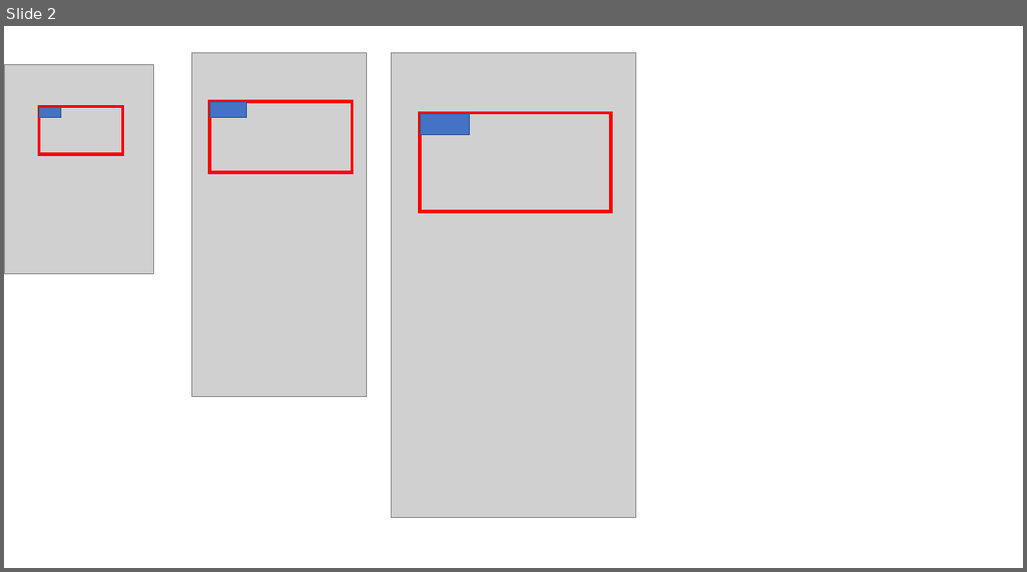
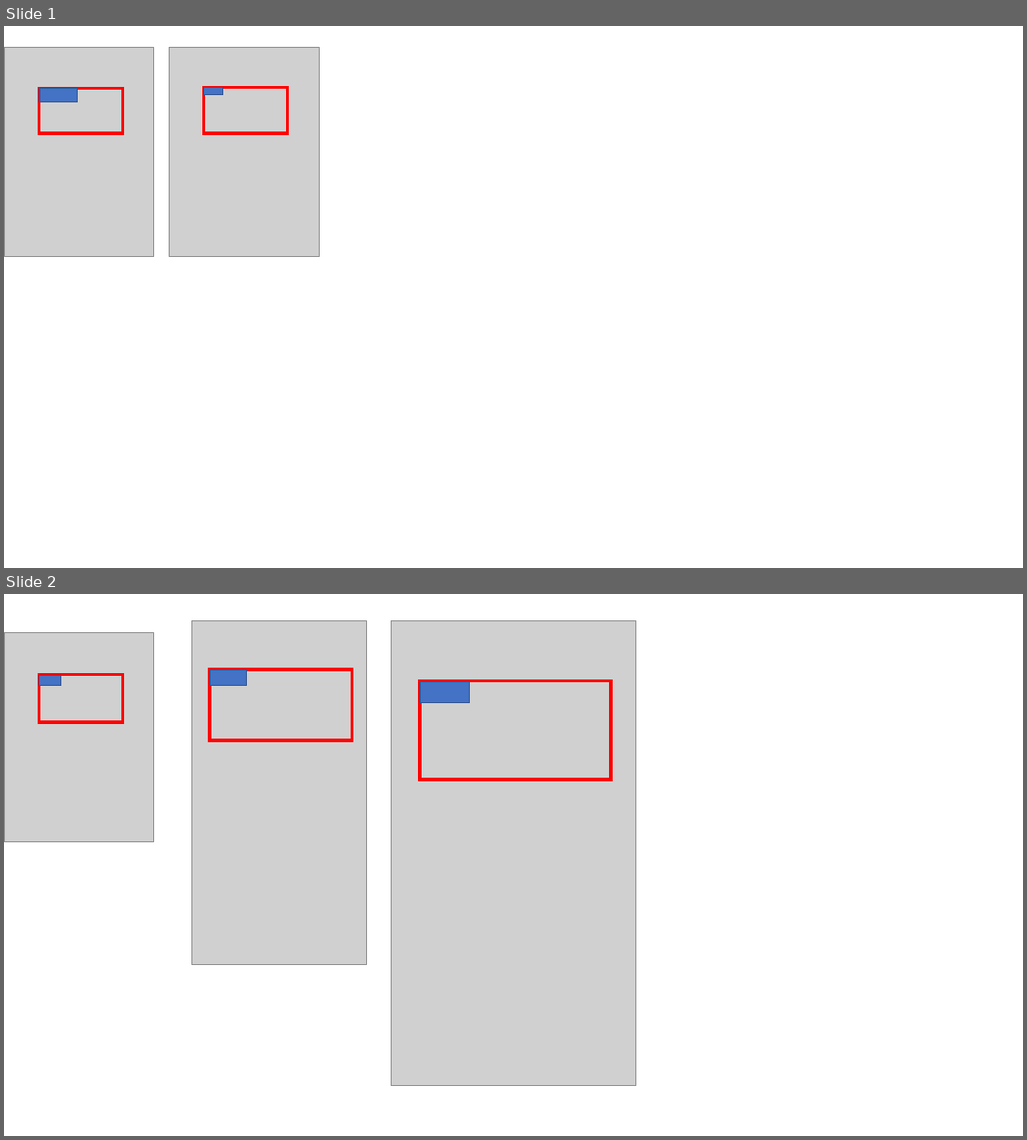
Before and after one commit to tianyucoder/200422_mobile, a slide deck: 演示图/演示与分析.pptx. Shown one above the other, each under a label of ours: slide 2 before the commit, slides 1 and 2 after it. The pictures are 1027x572 and 1027x1140 pixels, drawn with LibreOffice and Linux fonts; fonts in the diff are those of the drawing; grey boxes stand for pictures. Boxes give left, top, right and bottom in pixels: in the first picture for what was removed or moved away, otherwise in the second. Text is boxed around its words. In the diff, an @@ line names an element or a change of style, - is before the commit and + after.

```diff
--- a/演示图/演示与分析.pptx
+++ b/演示图/演示与分析.pptx
@@ slide 1 added at [4,26,1023,568], background #FFFFFF @@
@@ picture added at [4,47,154,257] @@
@@ picture added at [170,47,320,257] @@
@@ rectangle added at [39,88,123,133], outline #FF0000 3 pt @@
@@ rectangle added at [39,89,77,102], fill #4472C4, outline #325491 1 pt @@
@@ rectangle added at [203,88,288,133], outline #FF0000 3 pt @@
@@ rectangle added at [203,88,223,95], fill #4472C4, outline #325491 1 pt @@
```
Also in this commit, not shown: 1 slide removed, 3 other files.
